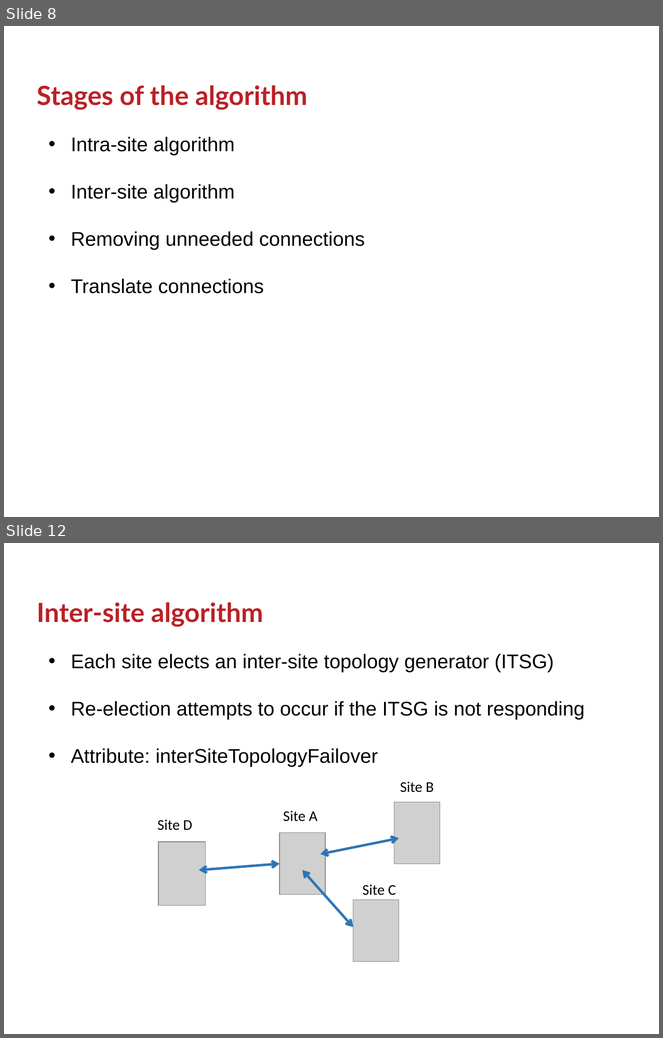
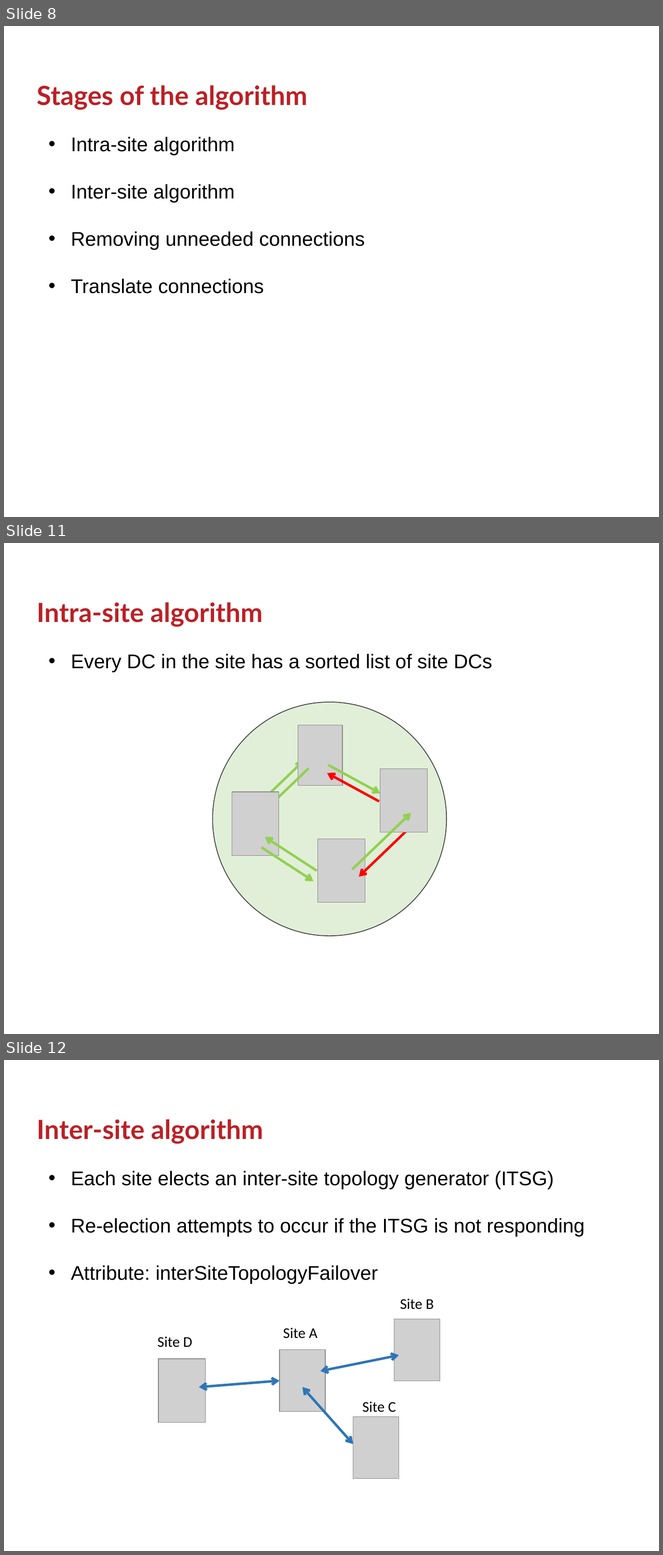
Before and after one commit to GSam/Slides, a slide deck: Samba KCC.pptx. Shown one above the other, each under a label of ours: slides 8 and 12 before the commit, slides 8, 11 and 12 after it; the slides between them are not shown. The pictures are 663x1038 and 663x1555 pixels, drawn with LibreOffice and Linux fonts; fonts in the diff are those of the drawing; grey boxes stand for pictures; background and template pictures are left out. Boxes give left, top, right and bottom in pixels: in the first picture for what was removed or moved away, otherwise in the second. Text is boxed around its words. In the diff, an @@ line names an element or a change of style, - is before the commit and + after.

```diff
--- a/Samba KCC.pptx
+++ b/Samba KCC.pptx
@@ slide 11 added at <box>4,543,659,1034</box>, background #FFFFFF @@
@@ title added at <box>37,602,263,627</box>, 32 pt, text #BB2025, bold @@
+Intra-site algorithm
@@ text added at <box>71,654,492,672</box>, 24 pt, text #000000 @@
+• Every DC in the site has a sorted list of site DCs
@@ freeform shape added at <box>213,702,447,937</box>, fill #A9D18E at 34% opacity, outline #404040 1 pt @@
@@ picture added at <box>298,726,343,785</box> @@
@@ double arrow added from (245, 818) to (304, 761), #92D050 3 pt @@
@@ arrow added from (309, 768) to (250, 825), #92D050 3 pt @@
@@ arrow added from (379, 801) to (327, 773), #FF0000 3 pt @@
@@ arrow added from (328, 766) to (380, 793), #92D050 3 pt @@
@@ picture added at <box>380,769,428,833</box> @@
@@ picture added at <box>232,792,279,856</box> @@
@@ arrow added from (352, 870) to (411, 813), #92D050 3 pt @@
@@ arrow added from (418, 821) to (359, 877), #FF0000 3 pt @@
@@ arrow added from (317, 871) to (265, 837), #92D050 3 pt @@
@@ picture added at <box>318,839,365,903</box> @@
@@ arrow added from (261, 847) to (314, 882), #92D050 3 pt @@
```
Also in this commit, not shown: 9 slides changed.
